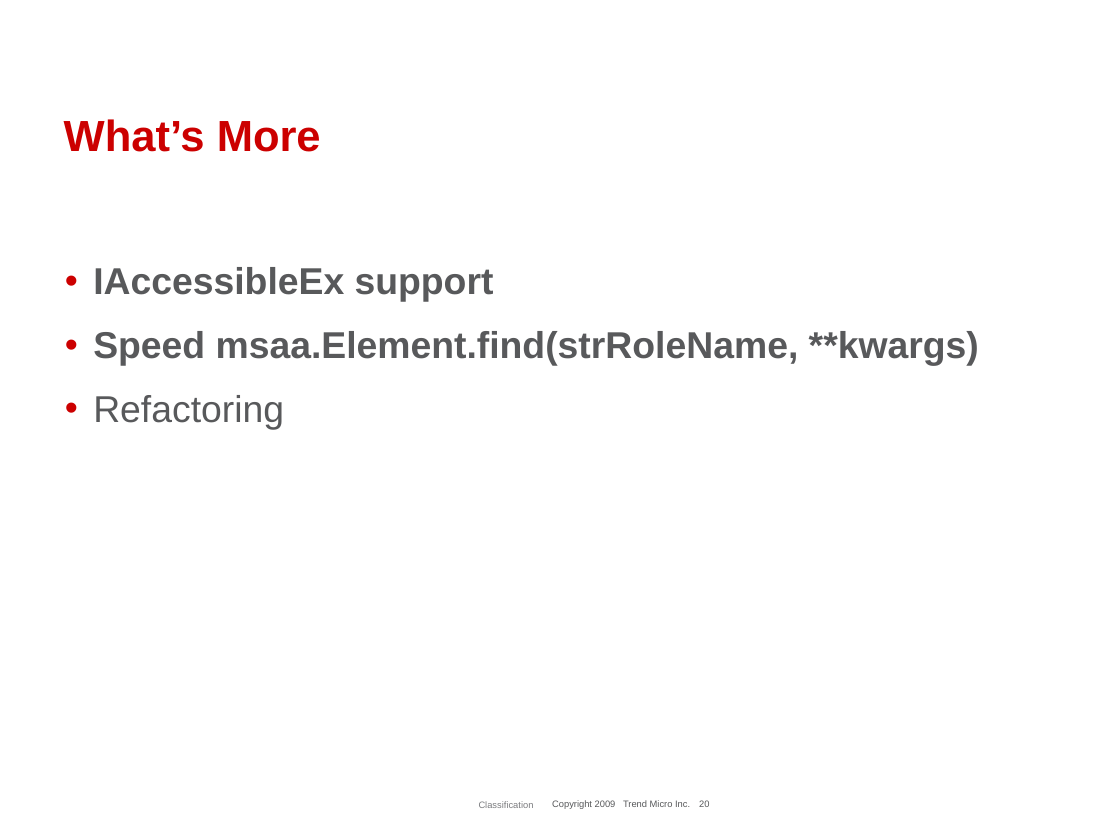
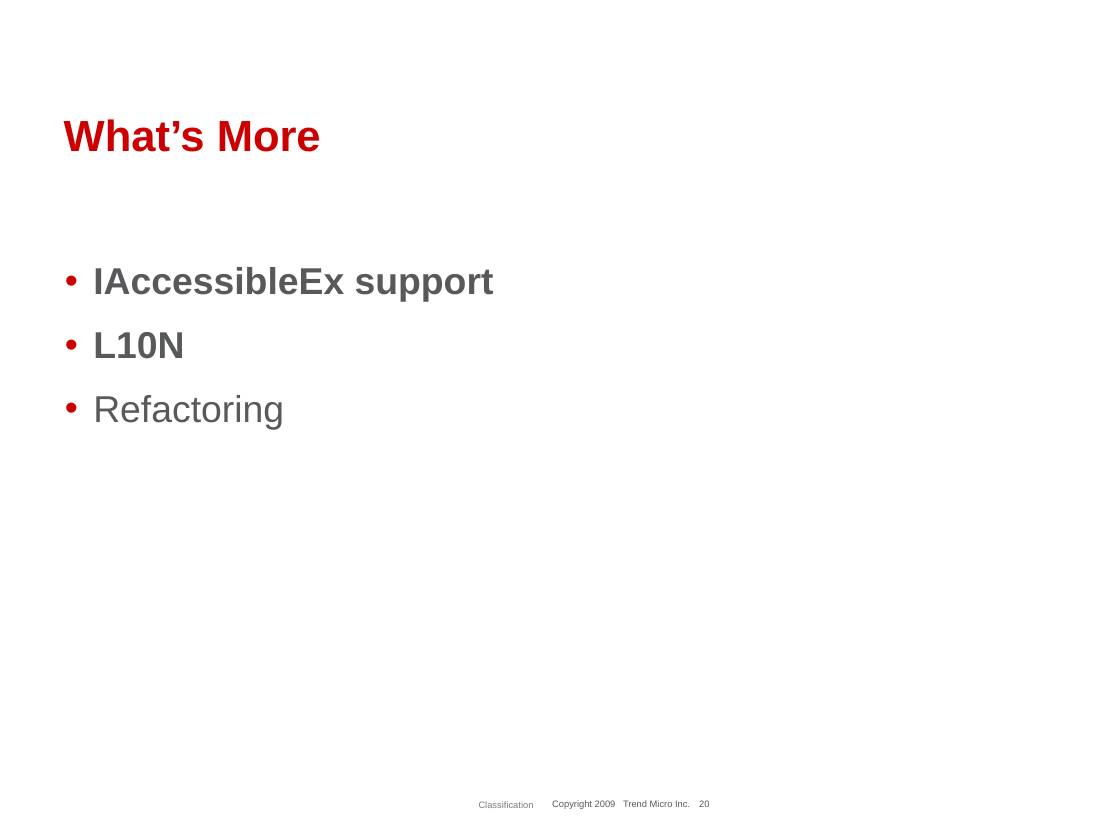
Before and after one commit to phuslu/pyMSAA, a slide deck: slide 20 of Introduce to pyMSAA.ppt. Drawn at 1120x840 pixels with LibreOffice and Linux fonts; fonts in the diff are those of the drawing; background and template pictures are left out. Boxes give left, top, right and bottom in pixels: in the first picture for what was removed or moved away, otherwise in the second. Text is boxed around its words. In the diff, an @@ line names an element or a change of style, - is before the commit and + after.

Commit message:
ppt

```diff
--- a/Introduce to pyMSAA.ppt
+++ b/Introduce to pyMSAA.ppt
@@ text at (93,332,184,359): text changed @@
-• Speed msaa.Element.find(strRoleName, **kwargs)
+• L10N
```
Also in this commit, not shown: 2 other files.
